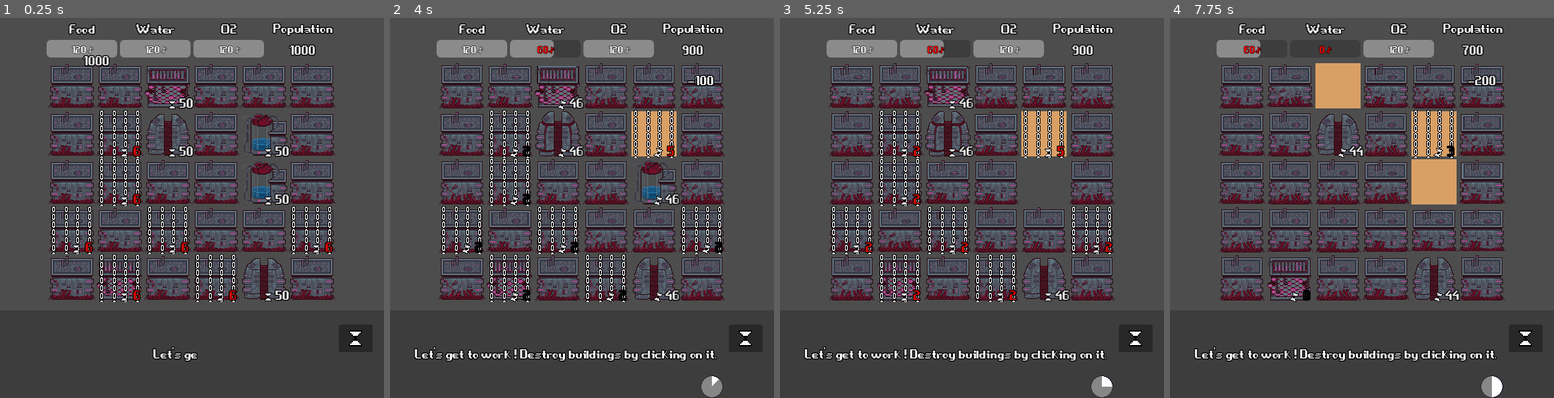
Above: before the commit, frames 1-4 (left to right).
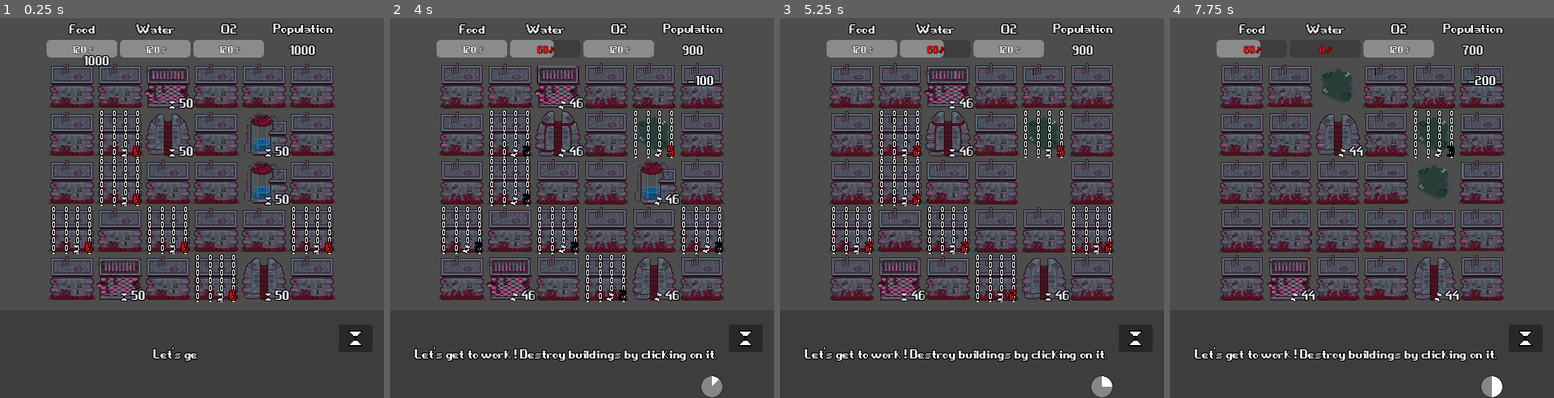
Above: after the commit, the same moments.

Repository: angeldustjdr/godot-wild-jam-2023
Game: Godot game, scene res://Main.tscn
The game is run twice, just before and just after one commit, with the same random seed, the same clock (stepped at 60 frames per second) and the same inputs.
Inputs (mouse positions are in pixels of both pictures, inside the frame that each line leads up to):
- Up to frame 1 (0.25 s): no input
- Up to frame 2 (4 s): click (747, 337) at 0.5 s; click (747, 337) at 1.25 s; click (747, 337) at 2 s; tap Enter (ui_accept) at 2.75, 3.02 s; move the mouse to (654, 132) at 2.77 s; click (654, 132) at 2.92 s; click "Destroy building" at 3.5 s
- Up to frame 3 (5.25 s): move the mouse to (1044, 181) at 4.27 s; click (1044, 181) at 4.42 s; tap Enter (ui_accept) at 4.52 s; click "Destroy building" at 5 s
- Up to frame 4 (7.75 s): move the mouse to (1289, 276) at 5.77 s; click (1289, 276) at 5.92 s; move the mouse to (1338, 86) at 6.52 s; click (1338, 86) at 6.67 s; tap Enter (ui_accept) at 6.77 s; click "Destroy building" at 7.25 s

The runs differ from the first frame. In frame 1, 0.5% of the frame differs, in the area x 25-38%, y 62-75%; in frame 2, 1.4%; in frame 3, 1.4%; in frame 4, 3.8%, in the area x 34-75%, y 11-75%.

Commit message:
debug lockable tiles

Diff:
--- a/scene/ConfirmMenu.tscn
+++ b/scene/ConfirmMenu.tscn
@@ -9,7 +9,7 @@
 anchor_right = 1.0
 anchor_bottom = 1.0
 offset_right = -352.0
-offset_bottom = -396.0
+offset_bottom = -470.0
 grow_horizontal = 2
 grow_vertical = 2
 theme = ExtResource("1_0cvxd")
--- a/scene/Empty.tscn
+++ b/scene/Empty.tscn
@@ -2,8 +2,8 @@
 
 [ext_resource type="PackedScene" uid="uid://8001k27dcfjx" path="res://scene/GenericBuilding.tscn" id="1_2foch"]
 [ext_resource type="Script" path="res://script/Empty.gd" id="2_mvp6a"]
-[ext_resource type="Texture2D" uid="uid://f3ubac1dcywi" path="res://asset/sheet/empty-sheet.png" id="3_31xh0"]
 [ext_resource type="Shader" path="res://shader/Outline.gdshader" id="3_ye8ws"]
+[ext_resource type="Texture2D" uid="uid://i00lf8a07afe" path="res://asset/sheet/empty-space-sheet.png" id="4_7kr6w"]
 
 [sub_resource type="ShaderMaterial" id="ShaderMaterial_p7vs3"]
 resource_local_to_scene = true
@@ -22,4 +22,4 @@
 
 [node name="Sprite" parent="." index="0"]
 material = SubResource("ShaderMaterial_p7vs3")
-texture = ExtResource("3_31xh0")
+texture = ExtResource("4_7kr6w")
--- a/scene/Farm.tscn
+++ b/scene/Farm.tscn
@@ -24,6 +24,7 @@
 "POP": 0,
 "WATER": 0
 }
+locakable = false
 swapable = false
 outcomeAllowed = false
 particuleAllowed = true
--- a/scene/SuperFoodGenerator.tscn
+++ b/scene/SuperFoodGenerator.tscn
@@ -22,6 +22,7 @@
 "WATER": 0
 }
 hasHourglass = true
+locakable = false
 outcomeAllowed = false
 
 [node name="Sprite" parent="." index="0"]
--- a/scene/SuperO2Generator.tscn
+++ b/scene/SuperO2Generator.tscn
@@ -22,6 +22,7 @@
 "WATER": 0
 }
 hasHourglass = true
+locakable = false
 outcomeAllowed = false
 
 [node name="Sprite" parent="." index="0"]
--- a/scene/SuperWaterGenerator.tscn
+++ b/scene/SuperWaterGenerator.tscn
@@ -22,6 +22,7 @@
 "WATER": 6
 }
 hasHourglass = true
+locakable = false
 outcomeAllowed = false
 
 [node name="Sprite" parent="." index="0"]
--- a/scene/Tree.tscn
+++ b/scene/Tree.tscn
@@ -24,6 +24,7 @@
 "POP": 0,
 "WATER": 0
 }
+locakable = false
 swapable = false
 outcomeAllowed = false
 particuleAllowed = true
--- a/scene/Well.tscn
+++ b/scene/Well.tscn
@@ -24,6 +24,7 @@
 "POP": 0,
 "WATER": 1
 }
+locakable = false
 swapable = false
 outcomeAllowed = false
 particuleAllowed = true
--- a/script/Farm.gd
+++ b/script/Farm.gd
@@ -39,9 +39,3 @@
 				modifier["FOOD"] = 0
 				unsetHourglass()
 	popLabel(getTotalStat())
-
-func setLock():
-	pass
-
-func unsetLock():
-	pass
--- a/script/GenericBuilding.gd
+++ b/script/GenericBuilding.gd
@@ -25,6 +25,7 @@
 @export var hasHourglass = false
 @export var hourglassTimer = 50
 @export var locked = false
+@export var locakable = true
 @export var swapable = true
 @export var outcomeAllowed = true
 @export var particuleAllowed = false
@@ -194,18 +195,20 @@
 		$Hourglass.queue_free()
 
 func setLock():
-	unsetLock()
-	hasHourglass = true
-	hourglassTimer = 6
-	locked = true
-	$Chain.visible = true
-	setHourglass()
+	if locakable:
+		unsetLock()
+		hasHourglass = true
+		hourglassTimer = 6
+		locked = true
+		$Chain.visible = true
+		setHourglass()
 
 func unsetLock():
-	hasHourglass = false
-	$Chain.visible = false
-	locked = false
-	unsetHourglass()
+	if locakable:
+		hasHourglass = false
+		$Chain.visible = false
+		locked = false
+		unsetHourglass()
 
 func getLocked():
 	var returned = ""
--- a/script/Grid.gd
+++ b/script/Grid.gd
@@ -22,7 +22,7 @@
 				"SuperO2" : preload("res://scene/SuperO2Generator.tscn")}
 
 @export var requiredBuilding = {"SuperWater" : 2, "SuperFood" : 2, "SuperO2" : 2, "Heat" : 2, "Pollution" : 2, "Spore" : 2} # number of special buildings
-@export var possibleOutcomes = {"RAS" : 30, "LOCK" : 25, "SWAP" : 25, "TIMER" : 20} #probability of outcomes
+@export var possibleOutcomes = {"RAS" : 250, "LOCK" : 25, "SWAP" : 25, "TIMER" : 25} #probability of outcomes
 var emptyGrid = Array()
 
 signal gridUpdated(x,y)
--- a/script/Tree.gd
+++ b/script/Tree.gd
@@ -40,9 +40,3 @@
 				modifier["O2"] = 0
 				unsetHourglass()
 	popLabel(getTotalStat())
-
-func setLock():
-	pass
-
-func unsetLock():
-	pass
--- a/script/Well.gd
+++ b/script/Well.gd
@@ -41,9 +41,3 @@
 				modifier["WATER"] = 0
 				unsetHourglass()
 	popLabel(getTotalStat())
-
-func setLock():
-	pass
-
-func unsetLock():
-	pass
Not shown: 1 places in Main.tscn that only renumber resources
Binary file added: asset/sheet/empty-space-sheet.png
Not shown: 1 places in scene/Farm.tscn that only renumber resources
Not shown: 1 places in scene/GenericBuilding.tscn that only renumber resources
Not shown: 1 places in scene/SuperWaterGenerator.tscn that only renumber resources
Not shown: 1 places in scene/Tree.tscn that only renumber resources
